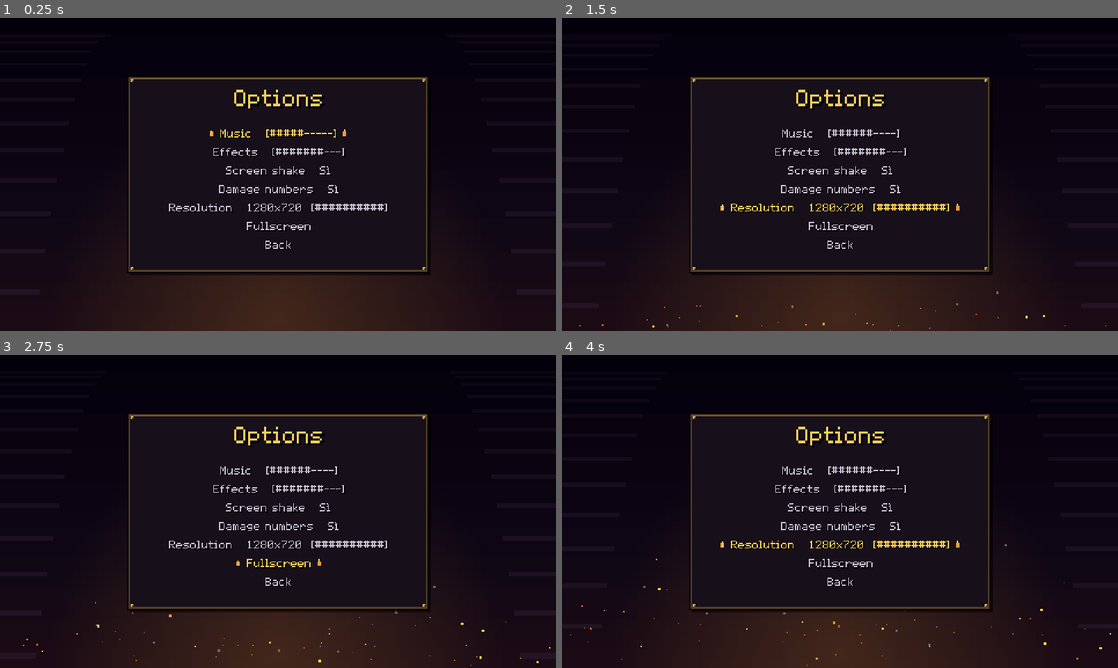
Above: before the commit, frames 1-4 (two rows, left to right).
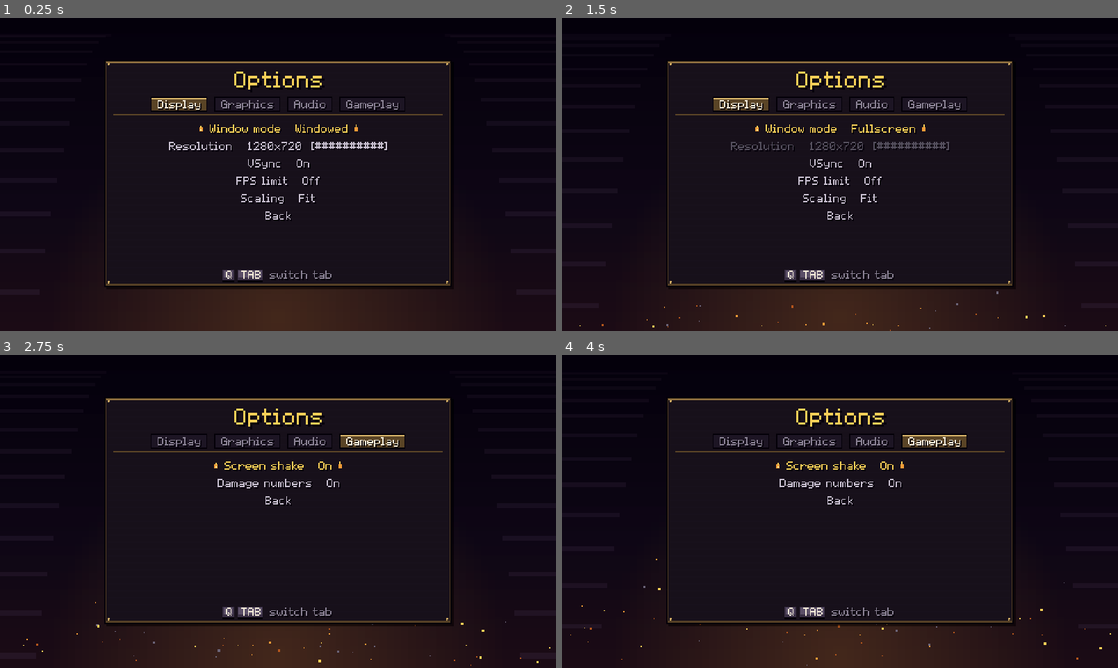
Above: after the commit, the same moments.

Repository: kalashnikxvxiii/last-lantern
Game: Godot game, scene res://ui/screens/options.tscn
Two runs of this game, one before a commit and one after it. Both use one fixed random seed, a clock stepped at 60 frames per second and the inputs below. This scene is started directly instead of the project's main scene.
Inputs (mouse positions are in pixels of both pictures, inside the frame that each line leads up to):
- Up to frame 1 (0.25 s): no input
- Up to frame 2 (1.5 s): tap Enter (confirm) at 0.5, 0.6 s; move the mouse to (962, 158) at 0.52 s; hold D (move_right) 0.53-1.25 s; click (962, 158) at 0.67 s; tap Space (dash) at 0.8 s; drag from (728, 190) to (812, 237) at 1.27 s
- Up to frame 3 (2.75 s): tap Enter (confirm) at 2 s; move the mouse to (333, 442) at 2.02 s; press the mouse at (333, 442) at 2.03 s; hold D (move_right) from 2.03 s (still down); tap Q (tab_prev, bound only after the commit) at 2.3 s
- Up to frame 4 (4 s): release D (move_right) at 2.75 s; release the mouse at (895, 442) at 2.75 s; drag from (812, 574) to (673, 464) at 2.77 s; move the mouse to (1006, 558) at 3.52 s; hold A (move_left) from 3.53 s (still down); tap P at 3.6 s; click (1006, 558) at 3.67 s; tap Enter (confirm) at 3.8 s

The runs differ from the first frame. In frame 1, 6.7% of the frame differs, in the area x 18-82%, y 13-87%; in frame 2, 6.7%; in frame 3, 6.2%; in frame 4, 6.2%.

Commit message:
Options split into Display, Graphics, Audio and Gameplay tabs

Diff:
--- a/godot/autoload/controls.gd
+++ b/godot/autoload/controls.gd
@@ -11,7 +11,7 @@
 	"slot_1": [KEY_1, KEY_KP_1], "slot_2": [KEY_2, KEY_KP_2], "slot_3": [KEY_3, KEY_KP_3], "slot_4": [KEY_4, KEY_KP_4],
 	"nav_up": [KEY_UP, KEY_W], "nav_down": [KEY_DOWN, KEY_S], "nav_left": [KEY_LEFT, KEY_A], "nav_right": [KEY_RIGHT, KEY_D],
 	"confirm": [KEY_ENTER, KEY_KP_ENTER, KEY_SPACE, KEY_E], "back": [KEY_ESCAPE, KEY_BACKSPACE], "reroll": [KEY_R],
-	"cheats": [KEY_F1, KEY_QUOTELEFT],
+	"cheats": [KEY_F1, KEY_QUOTELEFT], "tab_prev": [KEY_Q, KEY_PAGEUP], "tab_next": [KEY_TAB, KEY_PAGEDOWN],
 	"digit_1": [KEY_1], "digit_2": [KEY_2], "digit_3": [KEY_3], "digit_4": [KEY_4],
 }
 const PAD := {
@@ -20,6 +20,7 @@
 	"slot_1": [JOY_BUTTON_DPAD_UP], "slot_2": [JOY_BUTTON_DPAD_RIGHT], "slot_3": [JOY_BUTTON_DPAD_DOWN], "slot_4": [JOY_BUTTON_DPAD_LEFT],
 	"nav_up": [JOY_BUTTON_DPAD_UP], "nav_down": [JOY_BUTTON_DPAD_DOWN], "nav_left": [JOY_BUTTON_DPAD_LEFT], "nav_right": [JOY_BUTTON_DPAD_RIGHT],
 	"confirm": [JOY_BUTTON_A], "back": [JOY_BUTTON_B], "reroll": [JOY_BUTTON_Y],
+	"tab_prev": [JOY_BUTTON_LEFT_SHOULDER], "tab_next": [JOY_BUTTON_RIGHT_SHOULDER],
 }
 const MOUSE := {"fire": [MOUSE_BUTTON_LEFT], "flare": [MOUSE_BUTTON_RIGHT]}
 
@@ -167,6 +168,8 @@
 func back() -> bool: return _pressed("back")
 func reroll() -> bool: return _pressed("reroll")
 func cheats() -> bool: return _pressed("cheats")
+func tab_prev() -> bool: return _pressed("tab_prev")
+func tab_next() -> bool: return _pressed("tab_next")
 # number keys only (Input.hit('Digit' + n) in the JS): the gamepad d-pad just scrolls
 func digit(i: int) -> bool: return _pressed("digit_%d" % i)
 
--- a/godot/scenes/play.gd
+++ b/godot/scenes/play.gd
@@ -13,7 +13,7 @@
 var build_sel := 0
 var build_rects: Array = []
 var map_from := "play"
-var opt_menu: Menu
+var opt_menu: OptionsMenu
 var cheat_menu: Menu
 var cheat_page := "main"
 @onready var world: Node2D = $World
@@ -165,7 +165,7 @@
 			map_from = "pause"},
 		{"label": "Options", "action": func():
 			mode = "options"
-			opt_menu = Panels.make_options_menu(func(): mode = "pause")},
+			opt_menu = OptionsMenu.new(func(): mode = "pause")},
 		{"label": func(): return "Sure? The descent will be lost" if confirm_quit else "Abandon the descent", "action": func():
 			if not confirm_quit:
 				confirm_quit = true
--- /dev/null
+++ b/godot/tests/test_options.gd
@@ -0,0 +1,142 @@
+extends TestCase
+# Tabbed options (Display, Graphics, Audio, Gameplay) and the display settings.
+
+var saved: Dictionary
+var max_fps := 0
+
+func before() -> void:
+	saved = Save.data.settings.duplicate()
+	max_fps = Engine.max_fps
+
+func after() -> void:
+	Controls.sim.clear()
+	Save.data.settings = saved
+	Engine.max_fps = max_fps
+	Display.apply_all()
+
+func _item(m: OptionsMenu, label: String) -> int:
+	var items: Array = m.menu().items
+	for i in items.size():
+		if items[i].label is String and items[i].label == label:
+			return i
+	return -1
+
+func _press(m: OptionsMenu, a: String) -> void:
+	Controls.sim = {"pressed": [a]}
+	m.update()
+	Controls.sim.clear()
+
+func _open(tab: String, label: String) -> OptionsMenu:
+	var m := OptionsMenu.new(func(): pass)
+	m.tab = OptionsMenu.TABS.find(tab)
+	m.menu().sel = _item(m, label)
+	return m
+
+func test_the_tabs() -> void:
+	eq(OptionsMenu.TABS, ["Display", "Graphics", "Audio", "Gameplay"])
+	var m := OptionsMenu.new(func(): pass)
+	eq(m.tab, 0)
+	for t in OptionsMenu.TABS.size():
+		m.tab = t
+		var last: Dictionary = m.menu().items[-1]
+		eq(last.label, "Back", "every tab ends with Back")
+
+func test_switching_tabs() -> void:
+	var m := OptionsMenu.new(func(): pass)
+	_press(m, "tab_next")
+	eq(m.tab, 1)
+	_press(m, "tab_prev")
+	_press(m, "tab_prev")
+	eq(m.tab, OptionsMenu.TABS.size() - 1, "the tabs wrap around")
+
+func test_the_tab_row_takes_the_focus() -> void:
+	var m := OptionsMenu.new(func(): pass)
+	_press(m, "nav_up")
+	check(m.on_tabs, "up from the first entry goes to the tab row")
+	_press(m, "nav_right")
+	eq(m.tab, 1, "left and right switch tab on the tab row")
+	check(m.on_tabs)
+	_press(m, "nav_down")
+	check(not m.on_tabs, "down goes back to the entries")
+	eq(m.menu().sel, 0)
+
+func test_volume() -> void:
+	var m := _open("Audio", "Music")
+	Save.data.settings.music = 0.5
+	_press(m, "nav_right")
+	eq(Save.data.settings.music, 0.6)
+
+func test_resolution_slider() -> void:
+	Save.data.settings.windowMode = "windowed"
+	var m := _open("Display", "Resolution")
+	check(m.menu().sel >= 0, "the Display tab has a Resolution slider")
+	Save.data.settings.res = 2
+	_press(m, "nav_right")
+	eq(Save.data.settings.res, 3, "right moves to the next classic resolution")
+	Save.data.settings.res = 0
+	_press(m, "nav_left")
+	eq(Save.data.settings.res, 0, "the slider stays at the smallest resolution")
+
+func test_resolution_only_in_a_window() -> void:
+	Save.data.settings.windowMode = "fullscreen"
+	var m := _open("Display", "Resolution")
+	check(Menu.is_disabled(m.menu().items[m.menu().sel]), "the resolution is fixed in fullscreen")
+
+func test_window_mode() -> void:
+	Save.data.settings.windowMode = "windowed"
+	var m := _open("Display", "Window mode")
+	_press(m, "nav_right")
+	eq(Save.data.settings.windowMode, "fullscreen")
+	_press(m, "nav_right")
+	eq(Save.data.settings.windowMode, "exclusive")
+	_press(m, "nav_right")
+	eq(Save.data.settings.windowMode, "exclusive", "the choice stops at the last mode")
+
+func test_vsync() -> void:
+	Save.data.settings.vsync = "on"
+	var m := _open("Display", "VSync")
+	_press(m, "nav_right")
+	eq(Save.data.settings.vsync, "adaptive")
+	_press(m, "nav_left")
+	_press(m, "nav_left")
+	eq(Save.data.settings.vsync, "off")
+
+func test_fps_limit() -> void:
+	Save.data.settings.fpsCap = 0
+	var m := _open("Display", "FPS limit")
+	_press(m, "nav_right")
+	eq(Save.data.settings.fpsCap, Display.FPS_CAPS[1])
+	eq(Engine.max_fps, Display.FPS_CAPS[1], "the limit is applied at once")
+	eq(Menu.label_of(m.menu().current()), "FPS limit   " + str(Display.FPS_CAPS[1]))
+
+func test_pixel_scaling() -> void:
+	Save.data.settings.scaling = "fit"
+	var m := _open("Display", "Scaling")
+	_press(m, "nav_right")
+	eq(Save.data.settings.scaling, "integer")
+	eq((Engine.get_main_loop() as SceneTree).root.content_scale_stretch, Window.CONTENT_SCALE_STRETCH_INTEGER)
+
+func test_brightness() -> void:
+	Save.data.settings.brightness = 1.0
+	var m := _open("Graphics", "Brightness")
+	_press(m, "nav_right")
+	near(Save.data.settings.brightness, 1.1, 1e-6)
+	near(Display.environment().adjustment_brightness, 1.1, 1e-6)
+	Save.data.settings.brightness = 1.5
+	_press(m, "nav_right")
+	near(Save.data.settings.brightness, 1.5, 1e-6, "the brightness stops at 150%")
+
+func test_gameplay_toggles() -> void:
+	Save.data.settings.shake = true
+	var m := _open("Gameplay", "Screen shake")
+	_press(m, "confirm")
+	eq(Save.data.settings.shake, false)
+
+func test_defaults() -> void:
+	var s: Dictionary = Save.defaults().settings
+	eq(s.windowMode, "windowed")
+	eq(s.vsync, "on")
+	eq(s.fpsCap, 0)
+	eq(s.scaling, "fit")
+	eq(s.brightness, 1.0)
+	eq(s.showFps, false)
--- a/godot/tests/test_panels.gd
+++ b/godot/tests/test_panels.gd
@@ -57,29 +57,16 @@
 	m.update()
 	eq(m.sel, 2)
 
-func test_volume_options() -> void:
-	var m := Panels.make_options_menu(func(): pass)
-	Save.data.settings.music = 0.5
-	Controls.sim = {"pressed": ["nav_right"]}
-	m.update()
-	eq(Save.data.settings.music, 0.6)
-
-func test_resolution_slider() -> void:
-	var m := Panels.make_options_menu(func(): pass)
-	var idx := -1
-	for i in m.items.size():
-		if m.items[i].label == "Resolution":
-			idx = i
-	check(idx >= 0, "the options menu has a Resolution slider")
-	m.sel = idx
-	Save.data.settings.res = 2
-	Controls.sim = {"pressed": ["nav_right"]}
-	m.update()
-	eq(Save.data.settings.res, 3, "right moves to the next classic resolution")
-	Save.data.settings.res = 0
-	Controls.sim = {"pressed": ["nav_left"]}
-	m.update()
-	eq(Save.data.settings.res, 0, "the slider stays at the smallest resolution")
+func test_pause_opens_the_options() -> void:
+	play.open_pause()
+	play.pause_menu.sel = 3
+	Controls.sim = {"pressed": ["confirm"]}
+	play.tick(Consts.DT)
+	eq(play.mode, "options")
+	check(play.opt_menu is OptionsMenu, "the pause uses the tabbed options")
+	Controls.sim = {"pressed": ["back"]}
+	play.tick(Consts.DT)
+	eq(play.mode, "pause")
 
 func test_gamepad_dpad_scrolls_the_cards_without_choosing() -> void:
 	Run.pending_levels = 1
--- /dev/null
+++ b/godot/ui/options_menu.gd
@@ -0,0 +1,223 @@
+class_name OptionsMenu
+extends RefCounted
+# Options shared by pause and title, split into tabs (makeOptionsMenu in js/game.js
+# has a single list: the Display and Graphics tabs are Godot-only).
+# Q/TAB, PageUp/PageDown or the shoulder buttons switch tab; up from the first
+# entry focuses the tab row, where left and right switch tab too.
+
+const TABS := ["Display", "Graphics", "Audio", "Gameplay"]
+const W := 300.0
+const H := 196.0
+
+var tab := 0
+var on_tabs := false
+var menus: Array = []
+var tab_rects: Array = []
+var last_m := Vector2(-1, -1)
+
+func _init(on_back: Callable) -> void:
+	menus = [_display(on_back), _graphics(on_back), _audio(on_back), _gameplay(on_back)]
+
+func menu() -> Menu:
+	return menus[tab]
+
+func _switch(d: int) -> void:
+	tab = (tab + d + TABS.size()) % TABS.size()
+	Sfx.play("select")
+
+func update() -> void:
+	if Controls.tab_prev():
+		_switch(-1)
+		return
+	if Controls.tab_next():
+		_switch(1)
+		return
+	# mouse on the tab row
+	var m := Controls.mouse_pos()
+	var moved := m != last_m
+	last_m = m
+	for i in tab_rects.size():
+		if (tab_rects[i] as Rect2).has_point(m) and (moved or Controls.mouse_left_pressed()):
+			on_tabs = true
+			if Controls.mouse_left_pressed() and i != tab:
+				tab = i
+				Sfx.play("select")
+			return
+	if on_tabs:
+		if Controls.left():
+			_switch(-1)
+		elif Controls.right():
+			_switch(1)
+		elif Controls.down() or Controls.confirm():
+			on_tabs = false
+			menu().sel = 0
+			Sfx.play("select")
+		elif Controls.up():
+			on_tabs = false
+			menu().sel = menu().items.size() - 1
+			Sfx.play("select")
+		elif moved:
+			on_tabs = false
+			menu().update()
+		return
+	if Controls.up() and menu().sel == 0:
+		on_tabs = true
+		Sfx.play("select")
+		return
+	menu().update()
+
+func draw(ci: CanvasItem) -> void:
+	var x := Consts.W / 2.0 - W / 2
+	var y := 36.0
+	UiDraw.panel(ci, x, y, W, H)
+	UiDraw.text(ci, "Options", Consts.W / 2.0, y + 10, {"align": "center", "color": "#f6cf57", "scale": 2})
+	# tab row
+	var gap := 6.0
+	var widths: Array = []
+	var total := -gap
+	for t in TABS:
+		var w := Txt.width(t) + 12
+		widths.append(w)
+		total += w + gap
+	var tx := Consts.W / 2.0 - total / 2
+	var ty := y + 32
+	tab_rects = []
+	for i in TABS.size():
+		var w: float = widths[i]
+		var active := i == tab
+		UiDraw.px_rect(ci, tx, ty, w, 13, "#0a070d")
+		UiDraw.px_rect(ci, tx + 1, ty + 1, w - 2, 11, UiDraw.UI.brassD if active else UiDraw.UI.bg2)
+		if active:
+			UiDraw.px_rect(ci, tx + 1, ty + 1, w - 2, 1, UiDraw.UI.brassL)
+		var col: Variant = UiDraw.UI.sel if active and on_tabs else ("#f2ead8" if active else UiDraw.UI.dim)
+		UiDraw.text(ci, TABS[i], tx + w / 2, ty + 3, {"align": "center", "color": col})
+		tab_rects.append(Rect2(tx, ty, w, 13))
+		tx += w + gap
+	UiDraw.px_rect(ci, x + 8, ty + 15, W - 16, 1, UiDraw.UI.brassD)
+	# entries: the selection marker is hidden while the tab row has the focus
+	var m := menu()
+	var keep := m.sel
+	if on_tabs:
+		m.sel = -1
+	m.draw(ci, Consts.W / 2.0, ty + 24, {"lineH": 15})
+	m.sel = keep
+	# hint
+	var pad := Controls.device() == "pad"
+	var hy := y + H - 15
+	var a := "LB" if pad else "Q"
+	var b := "RB" if pad else "TAB"
+	var label := "switch tab"
+	var kw := Txt.width(a) + 5 + Txt.width(b) + 5 + Txt.width(label) + 12
+	var hx := Consts.W / 2.0 - kw / 2
+	hx += UiDraw.keycap(ci, hx, hy, a) + 3
+	hx += UiDraw.keycap(ci, hx, hy, b) + 6
+	UiDraw.text(ci, label, hx, hy + 1, {"color": UiDraw.UI.dim})
+
+# --- tabs ---
+
+static func _s() -> Dictionary:
+	return Save.data.settings
+
+static func _bar(v: float) -> String:
+	var n := int(U.jround(v * 10))
+	return "[" + "#".repeat(n) + "-".repeat(10 - n) + "]"
+
+static func _on_off(v: bool) -> String:
+	return "On" if v else "Off"
+
+static func _toggle(key: String) -> Dictionary:
+	var flip := func() -> void:
+		_s()[key] = not _s()[key]
+		Save.write()
+	return {"value": func(): return _on_off(_s()[key]), "adjust": func(_d: int) -> void: flip.call(), "action": flip}
+
+# value picked from a list with left and right, applied at once
+static func _choice(list: Array, key: String, apply: Callable, fmt: Callable) -> Dictionary:
+	var noop := func() -> void: pass
+	return {
+		"value": func(): return fmt.call(_s()[key]),
+		"adjust": func(d: int) -> void:
+			_s()[key] = Display.step(list, _s()[key], d)
+			apply.call()
+			Save.write(),
+		"action": noop}
+
+# picture slider from 50% to 150%
+static func _percent(key: String) -> Dictionary:
+	var noop := func() -> void: pass
+	return {
+		"value": func(): return Display.percent(_s()[key]),
+		"adjust": func(d: int) -> void:
+			_s()[key] = clampf(U.jround(float(_s()[key]) * 10 + d) / 10, 0.5, 1.5)
+			Display.apply_picture()
+			Save.write(),
+		"action": noop}
+
+static func _entry(label: String, o: Dictionary) -> Dictionary:
+	o.label = label
+	return o
+
+func _display(on_back: Callable) -> Menu:
+	var noop := func() -> void: pass
+	var fps_caps: Array = Display.FPS_CAPS
+	return Menu.new([
+		_entry("Window mode", _choice(Display.WINDOW_MODES, "windowMode", func(): Display.apply_window_mode(), func(v): return Display.window_mode_name(v))),
+		{"label": "Resolution", "value": func() -> String:
+			var avail := Display.available_resolutions()
+			var i := Display.res_pos(avail)
+			var r: Dictionary = avail[i]
+			return str(r.w) + "x" + str(r.h) + "  " + Display.res_bar(i, avail.size()),
+			"adjust": func(d: int) -> void:
+				var avail := Display.available_resolutions()
+				var i: int = clampi(Display.res_pos(avail) + d, 0, avail.size() - 1)
+				_s().res = Display.classic_resolutions().find(avail[i])
+				Display.apply_resolution()
+				Save.write(),
+			"disabled": func(): return _s().windowMode != "windowed",
+			"action": noop},
+		_entry("VSync", _choice(Display.VSYNC_MODES, "vsync", func(): Display.apply_vsync(), func(v): return {"off": "Off", "on": "On", "adaptive": "Adaptive"}.get(v, v))),
+		{"label": "FPS limit", "value": func(): return "Off" if int(_s().fpsCap) == 0 else str(int(_s().fpsCap)),
+			"adjust": func(d: int) -> void:
+				_s().fpsCap = Display.step(fps_caps, int(_s().fpsCap), d)
+				Display.apply_fps_cap()
+				Save.write(),
+			"action": noop},
+		_entry("Scaling", _choice(Display.SCALINGS, "scaling", func(): Display.apply_scaling(), func(v): return {"fit": "Fit", "integer": "Pixel perfect"}.get(v, v))),
+		{"label": "Back", "action": on_back},
+	])
+
+func _graphics(on_back: Callable) -> Menu:
+	return Menu.new([
+		_entry("Brightness", _percent("brightness")),
+		_entry("Contrast", _percent("contrast")),
+		_entry("Saturation", _percent("saturation")),
+		_entry("Show FPS", _toggle("showFps")),
+		{"label": "Back", "action": on_back},
+	])
+
+func _audio(on_back: Callable) -> Menu:
+	var s := _s()
+	var noop := func() -> void: pass
+	return Menu.new([
+		{"label": "Music", "value": func(): return _bar(s.music),
+			"adjust": func(d):
+				s.music = clampf(U.jround(s.music * 10 + d) / 10, 0, 1)
+				Sfx.apply_volumes()
+				Save.write(),
+			"action": noop},
+		{"label": "Effects", "value": func(): return _bar(s.sfx),
+			"adjust": func(d):
+				s.sfx = clampf(U.jround(s.sfx * 10 + d) / 10, 0, 1)
+				Sfx.apply_volumes()
+				Save.write()
+				Sfx.play("coin"),
+			"action": noop},
+		{"label": "Back", "action": on_back},
+	])
+
+func _gameplay(on_back: Callable) -> Menu:
+	return Menu.new([
+		_entry("Screen shake", _toggle("shake")),
+		_entry("Damage numbers", _toggle("numbers")),
+		{"label": "Back", "action": on_back},
+	])
--- a/godot/ui/panels.gd
+++ b/godot/ui/panels.gd
@@ -68,115 +68,4 @@
 	UiDraw.alpha = 0.8
 	UiDraw.px_rect(self, 0, 0, Consts.W, Consts.H, "#050308")
 	UiDraw.alpha = ga
-	UiDraw.panel(self, Consts.W / 2.0 - 130, 50, 260, 170)
-	UiDraw.text(self, "Options", Consts.W / 2.0, 62, {"align": "center", "color": "#f6cf57", "scale": 2})
-	play.opt_menu.draw(self, Consts.W / 2.0, 96, {"lineH": 16})
-
-# options shared by pause and title (makeOptionsMenu in js/game.js); the
-# Resolution slider is Godot-only: it picks one of the classic sizes, up to
-# the current screen's maximum, and the window can't be resized by dragging
-static func classic_resolutions() -> Array:
-	return [
-		{"w": 1280, "h": 720},
-		{"w": 1366, "h": 768},
-		{"w": 1600, "h": 900},
-		{"w": 1920, "h": 1080},
-		{"w": 2560, "h": 1440},
-		{"w": 3840, "h": 2160},
-	]
-
-static func available_resolutions() -> Array:
-	if DisplayServer.get_name() == "headless":
-		return classic_resolutions()   # the tests never open a window
-	var max_v := DisplayServer.screen_get_size(DisplayServer.window_get_current_screen())
-	var out: Array = []
-	for r in classic_resolutions():
-		if r.w <= max_v.x and r.h <= max_v.y:
-			out.append(r)
-	if out.is_empty():
-		out = [classic_resolutions()[0]]
-	return out
-
-static func saved_resolution_index() -> int:
-	return int(Save.data.settings.get("res", 2))
-
-# position of the saved resolution inside avail, clamped to its largest entry
-static func res_pos(avail: Array) -> int:
-	var saved := saved_resolution_index()
-	if saved < classic_resolutions().size():
-		var i: int = avail.find(classic_resolutions()[saved])
-		if i >= 0:
-			return i
-	return avail.size() - 1
-
-# slider bar, same look as the volume bars
-static func res_bar(idx: int, n: int) -> String:
-	var frac := float(idx) / maxf(float(n) - 1.0, 1.0)
-	var filled := 10 if n == 1 else int(round(frac * 10))
-	return "[" + "#".repeat(filled) + "-".repeat(10 - filled) + "]"
-
-# applies the saved resolution to the window (called at boot and when the
-# slider moves), centered on the current screen
-static func apply_resolution() -> void:
-	if DisplayServer.get_name() == "headless" or DisplayServer.window_get_mode() != DisplayServer.WINDOW_MODE_WINDOWED:
-		return
-	var avail := available_resolutions()
-	var r: Dictionary = avail[res_pos(avail)]
-	var size := Vector2i(r.w, r.h)
-	var root: Window = (Engine.get_main_loop() as SceneTree).root
-	var scr := DisplayServer.window_get_current_screen()
-	root.size = size
-	root.position = DisplayServer.screen_get_position(scr) + (DisplayServer.screen_get_size(scr) - size) / 2
-
-# options shared by pause and title (makeOptionsMenu in js/game.js)
-static func make_options_menu(on_back: Callable) -> Menu:
-	var s: Dictionary = Save.data.settings
-	var vol := func(v: float) -> String:
-		var n := int(U.jround(v * 10))
-		return "[" + "#".repeat(n) + "-".repeat(10 - n) + "]"
-	var noop := func() -> void: pass
-	return Menu.new([
-		{"label": "Music", "value": func(): return vol.call(s.music),
-			"adjust": func(d):
-				s.music = clampf(U.jround(s.music * 10 + d) / 10, 0, 1)
-				Sfx.apply_volumes()
-				Save.write(),
-			"action": noop},
-		{"label": "Effects", "value": func(): return vol.call(s.sfx),
-			"adjust": func(d):
-				s.sfx = clampf(U.jround(s.sfx * 10 + d) / 10, 0, 1)
-				Sfx.apply_volumes()
-				Save.write()
-				Sfx.play("coin"),
-			"action": noop},
-		{"label": "Screen shake", "value": func(): return "Sì" if s.shake else "No",
-			"adjust": func(_d):
-				s.shake = not s.shake
-				Save.write(),
-			"action": func():
-				s.shake = not s.shake
-				Save.write()},
-		{"label": "Damage numbers", "value": func(): return "Sì" if s.numbers else "No",
-			"adjust": func(_d):
-				s.numbers = not s.numbers
-				Save.write(),
-			"action": func():
-				s.numbers = not s.numbers
-				Save.write()},
-		{"label": "Resolution", "value": func() -> String:
-			var avail := Panels.available_resolutions()
-			var i := Panels.res_pos(avail)
-			var r: Dictionary = avail[i]
-			return str(r.w) + "x" + str(r.h) + "  " + Panels.res_bar(i, avail.size()),
-			"adjust": func(d):
-				var avail := Panels.available_resolutions()
-				var i: int = clampi(Panels.res_pos(avail) + d, 0, avail.size() - 1)
-				Save.data.settings.res = Panels.classic_resolutions().find(avail[i])
-				Panels.apply_resolution()
-				Save.write(),
-			"action": noop},
-		{"label": "Fullscreen", "action": func():
-			var fs := DisplayServer.window_get_mode() == DisplayServer.WINDOW_MODE_FULLSCREEN
-			DisplayServer.window_set_mode(DisplayServer.WINDOW_MODE_WINDOWED if fs else DisplayServer.WINDOW_MODE_FULLSCREEN)},
-		{"label": "Back", "action": on_back},
-	])
+	play.opt_menu.draw(self)
--- a/godot/ui/screens/options.gd
+++ b/godot/ui/screens/options.gd
@@ -1,16 +1,16 @@
 extends Screen
 # Options from the title (Scenes.options in js/game.js).
 
+var options: OptionsMenu
+
 func enter() -> void:
-	menu = Panels.make_options_menu(func(): Game.set_scene("title"))
+	options = OptionsMenu.new(func(): Game.set_scene("title"))
 
 func update(_dt: float) -> void:
 	if Controls.back():
 		Game.set_scene("title")
 		return
-	menu.update()
+	options.update()
 
 func paint() -> void:
-	UiDraw.panel(self, Consts.W / 2.0 - 130, 50, 260, 170)
-	UiDraw.text(self, "Options", Consts.W / 2.0, 62, {"align": "center", "color": "#f6cf57", "scale": 2})
-	menu.draw(self, Consts.W / 2.0, 96, {"lineH": 16})
+	options.draw(self)
Not shown, added: godot/tests/test_options.gd.uid
Not shown, added: godot/ui/options_menu.gd.uid
Not shown, changed: docs/playtest-checklist.md
